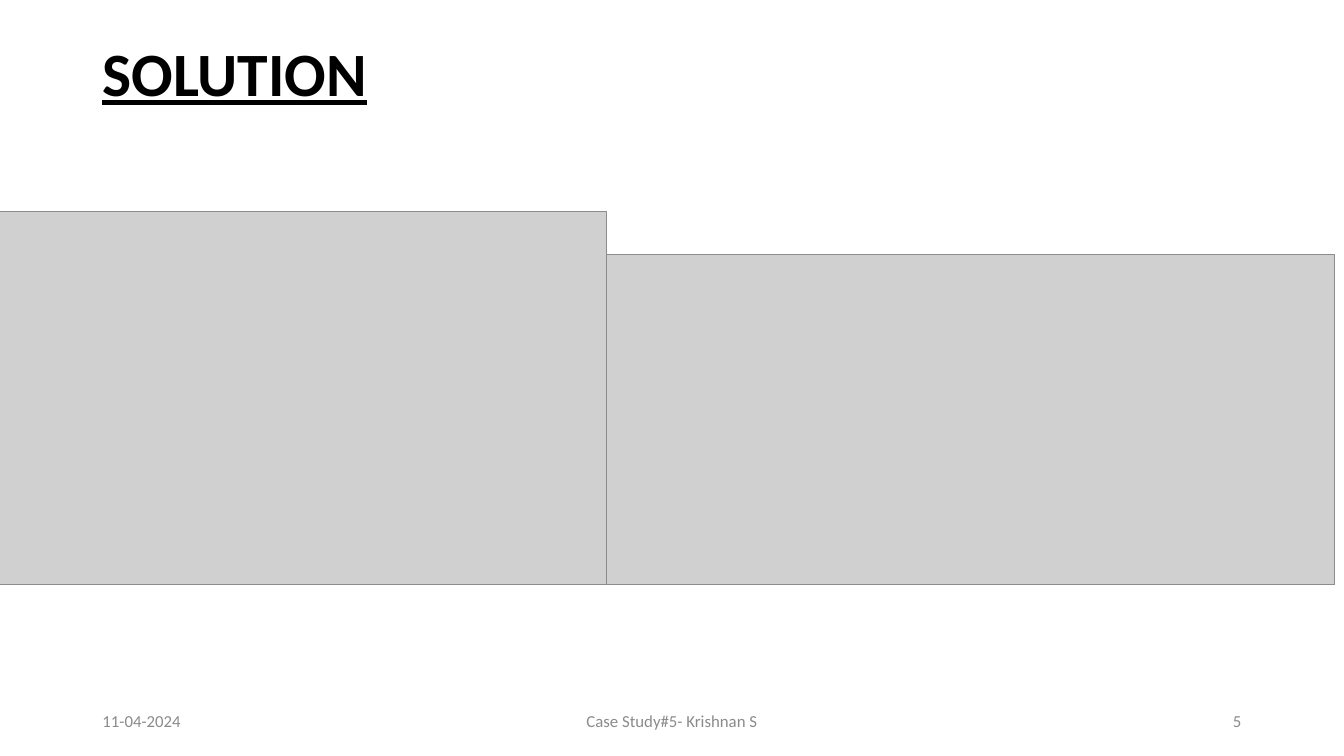
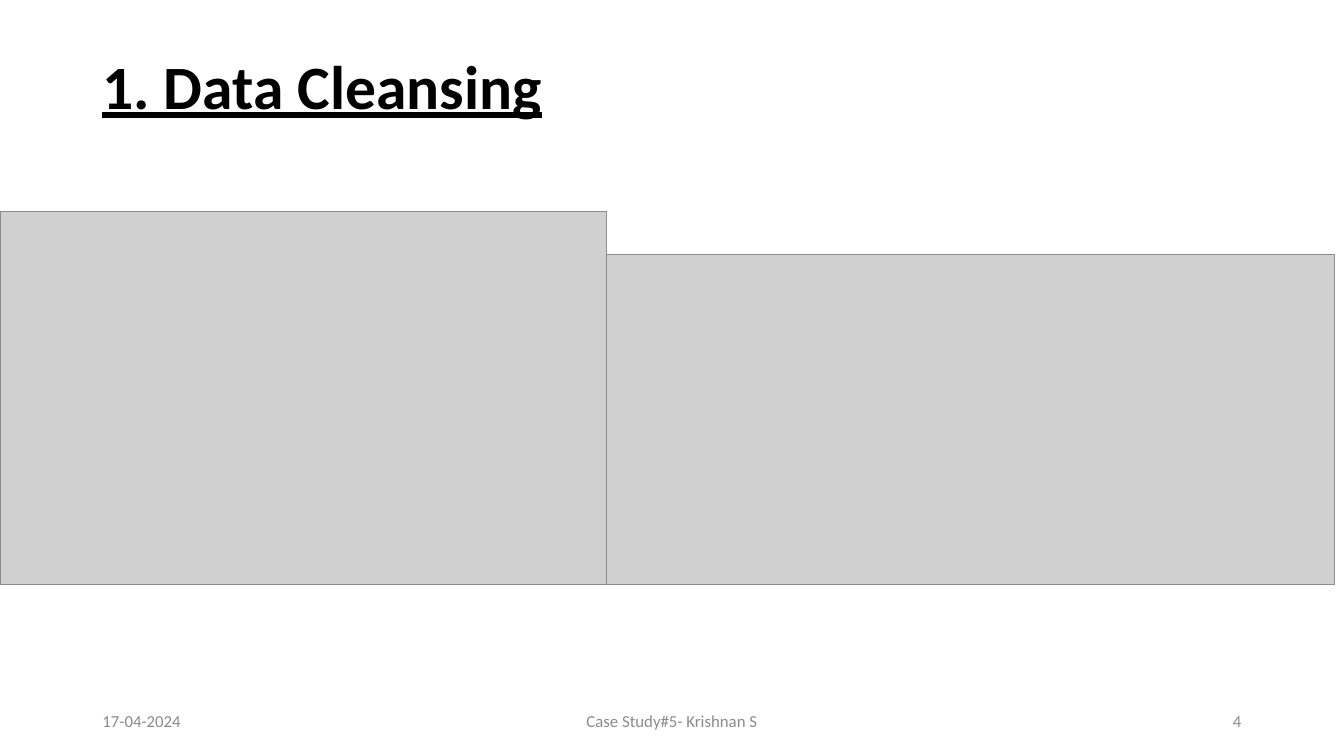
Before and after one commit to Krishnann-s/8-Week-SQL-Challenge, a slide deck: slide 4 of Case Study 5/Data Mart.pptx (slide 5 before the commit). Drawn at 1344x756 pixels with LibreOffice and Linux fonts; fonts in the diff are those of the drawing; grey boxes stand for pictures. Boxes give left, top, right and bottom in pixels: in the first picture for what was removed or moved away, otherwise in the second. Text is boxed around its words. In the diff, an @@ line names an element or a change of style, - is before the commit and + after.

```diff
--- a/Case Study 5/Data Mart.pptx
+++ b/Case Study 5/Data Mart.pptx
@@ title at (x1=102, y1=65, x2=542, y2=120): text changed @@
-SOLUTION
+1. Data Cleansing
@@ text at (x1=102, y1=716, x2=180, y2=727): text changed @@
-11-04-2024
+17-04-2024
@@ page number at (x1=1233, y1=716, x2=1241, y2=727): text changed @@
-5
+4
```
Also in this commit, not shown: 13 other slides changed, 1 slide removed, 1 other file.
